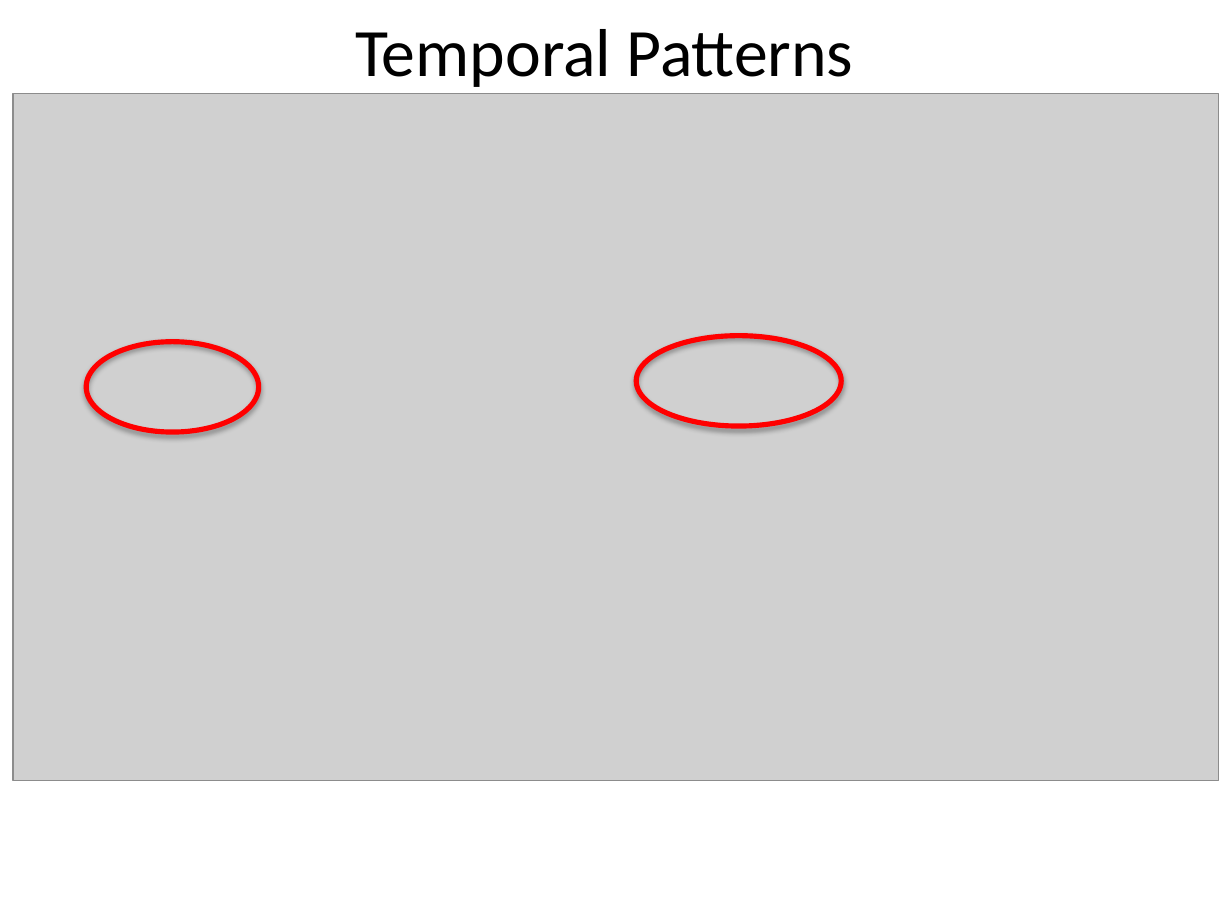
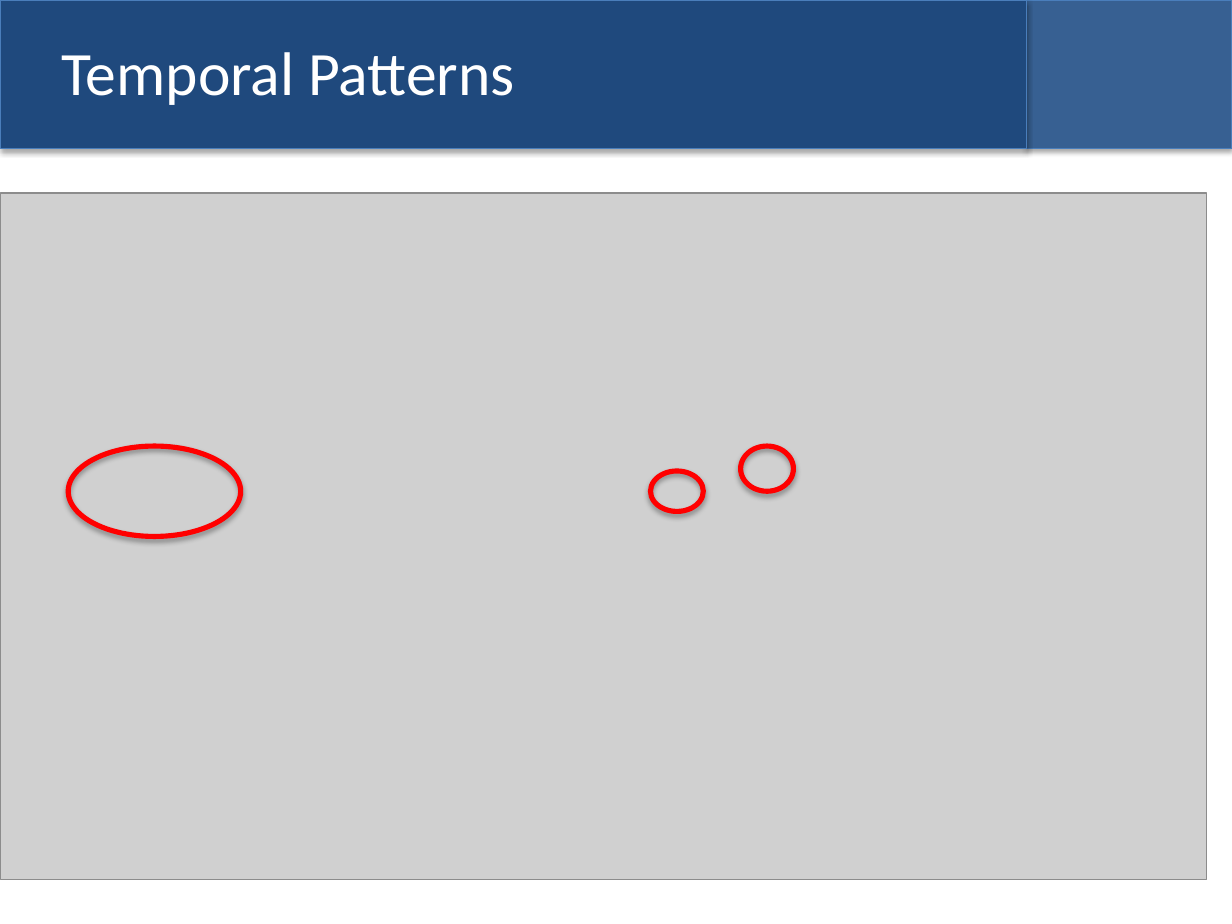
Before and after one commit to bhusalgokarna/Ds_FinalProject, a slide deck: slide 7 of models/Time_Series_EDA_Forecasting_Model_.pptx. Drawn at 1232x924 pixels with LibreOffice and Linux fonts; fonts in the diff are those of the drawing; grey boxes stand for pictures. Boxes give left, top, right and bottom in pixels: in the first picture for what was removed or moved away, otherwise in the second. Text is boxed around its words. In the diff, an @@ line names an element or a change of style, - is before the commit and + after.

```diff
--- a/models/Time_Series_EDA_Forecasting_Model_.pptx
+++ b/models/Time_Series_EDA_Forecasting_Model_.pptx
@@ rectangle added at (1,0,1026,148), fill #1F497D, outline #4B7EBC 0.75 pt @@
@@ title "Temporal Patterns": place and size @@
-title "Temporal Patterns" at (355,29,854,87)
+title "Temporal Patterns" at (61,52,514,105)
@@ title "Temporal Patterns" at (61,52,514,105): size 39.6 to 36 pt, text colour #000000 to #FFFFFF; alignment centre to left @@
@@ rectangle added at (1026,0,1232,148), fill #376092, outline #4B7EBC 0.75 pt @@
@@ picture: place and size @@
-picture at (14,94,1220,781)
+picture at (1,193,1207,881)
@@ ellipse: place and size @@
-ellipse at (86,341,259,431)
+ellipse at (68,446,240,536)
@@ ellipse: place and size @@
-ellipse at (636,335,840,425)
+ellipse at (740,446,793,492)
@@ ellipse added at (650,471,703,511), outline #FF0000 3 pt @@
```
Also in this commit, not shown: 22 other slides changed, 2 slides added, 2 slides removed, 1 other file.
